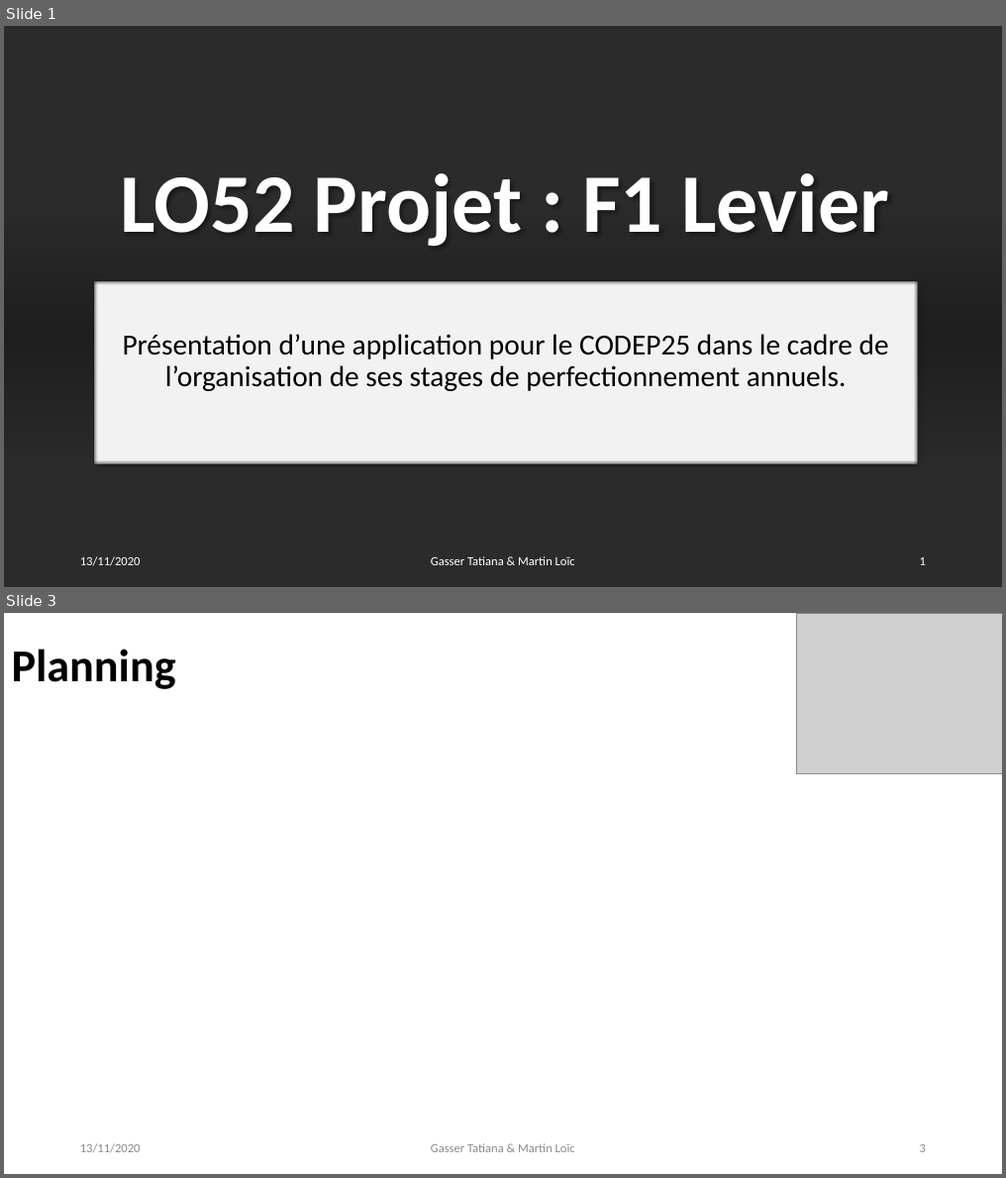
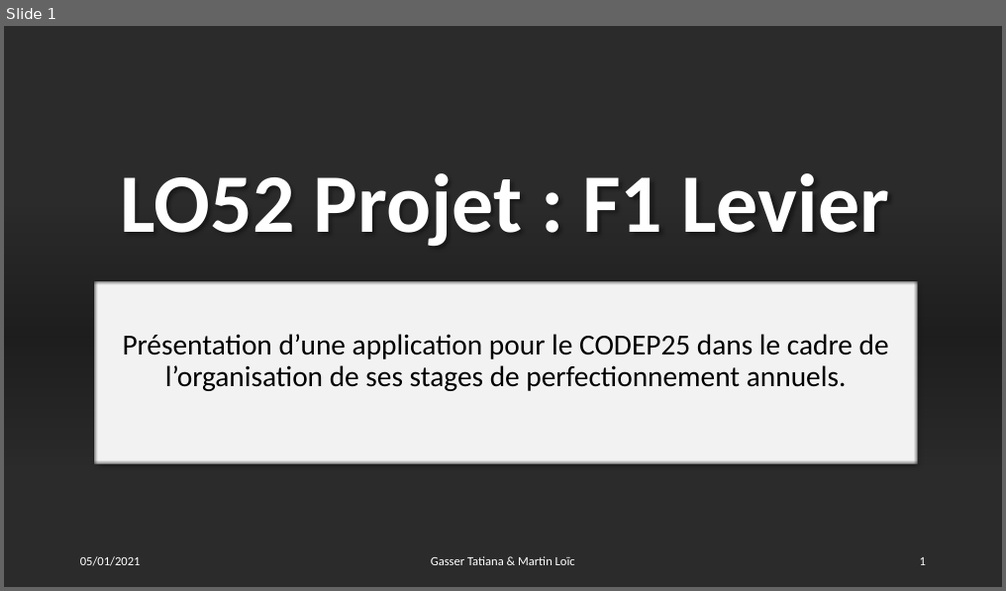
Before and after one commit to gxfab/LO52_A2020, a slide deck: Projet/Docs/Projet_Gasser_Martin.pptx. Shown one above the other, each under a label of ours: slides 1 and 3 before the commit, slide 1 after it; the slides between them are not shown. The pictures are 1006x1178 and 1006x591 pixels, drawn with LibreOffice and Linux fonts; fonts in the diff are those of the drawing; grey boxes stand for pictures; background and template pictures are left out; a plain dark background stands for a picture behind light text. Boxes give left, top, right and bottom in pixels: in the first picture for what was removed or moved away, otherwise in the second. Text is boxed around its words. In the diff, an @@ line names an element or a change of style, - is before the commit and + after.

```diff
--- a/Projet/Docs/Projet_Gasser_Martin.pptx
+++ b/Projet/Docs/Projet_Gasser_Martin.pptx
@@ slide 3 removed at <box>4,613,1002,1174</box>, background #FFFFFF @@
@@ picture removed at <box>796,613,1002,773</box> @@
@@ title removed at <box>12,649,176,689</box> @@
-Planning
@@ text removed at <box>80,1144,141,1154</box> @@
-13/11/2020
@@ text removed at <box>431,1144,575,1153</box> @@
-Gasser Tatiana & Martin Loïc
@@ page number removed at <box>920,1145,926,1153</box> @@
-3
@@ slide 1 changed as well @@
@@ text at <box>80,557,141,567</box>: text changed @@
-13/11/2020
+05/01/2021
```
Also in this commit, not shown: 5 other slides changed, 2 slides added, 13 other files.
